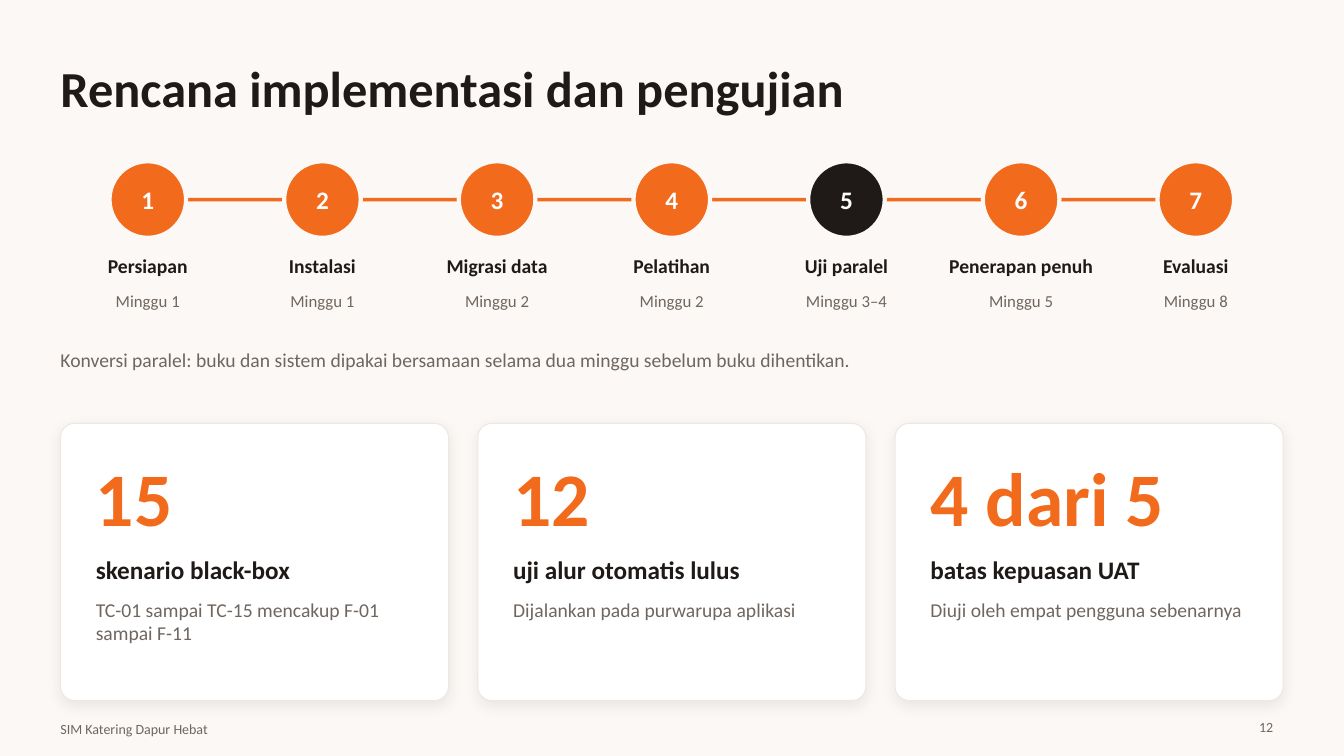
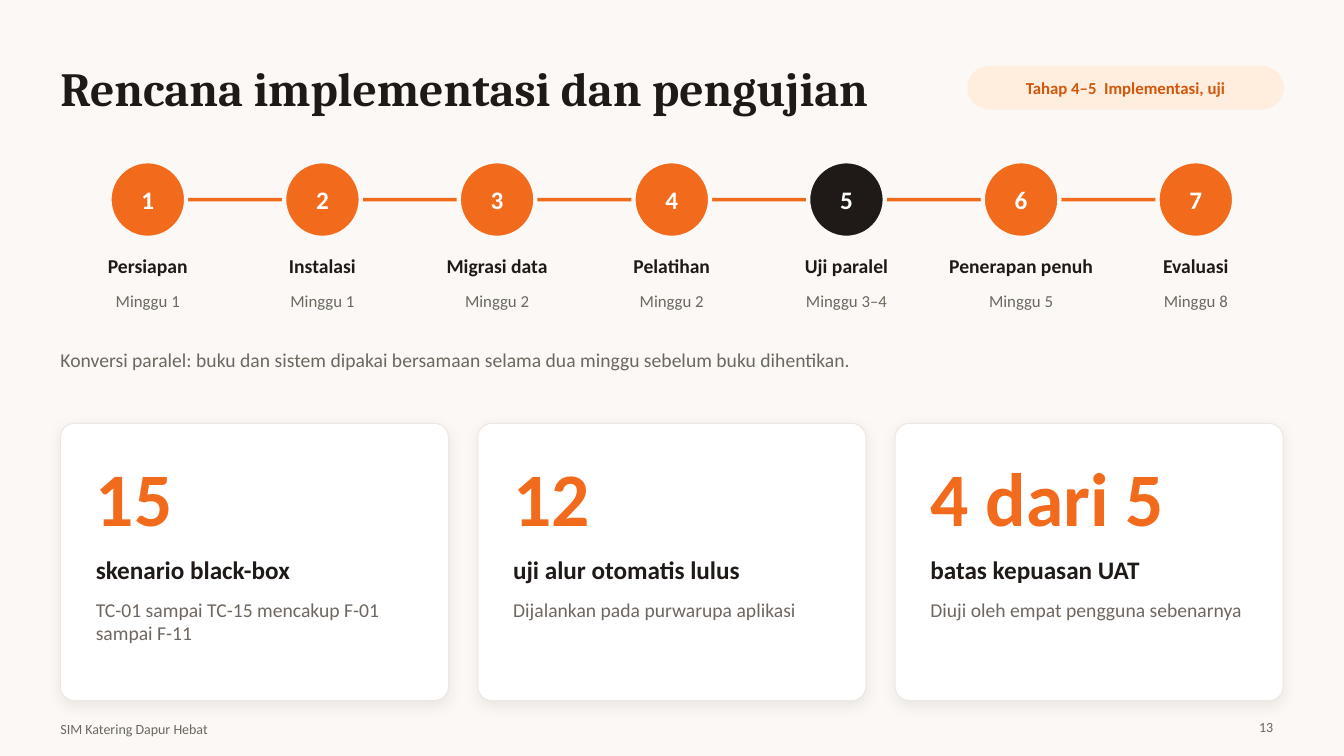
Before and after one commit to koriebruh/sim-katering-dapur-hebat, a slide deck: slide 13 of Presentasi-SIM-Katering-Dapur-Hebat.pptx (slide 12 before the commit). Drawn at 1344x756 pixels with LibreOffice and Linux fonts; fonts in the diff are those of the drawing. Boxes give left, top, right and bottom in pixels: in the first picture for what was removed or moved away, otherwise in the second. Text is boxed around its words. In the diff, an @@ line names an element or a change of style, - is before the commit and + after.

```diff
--- a/Presentasi-SIM-Katering-Dapur-Hebat.pptx
+++ b/Presentasi-SIM-Katering-Dapur-Hebat.pptx
@@ title "Rencana implementasi dan pengujian" at <box>60,73,868,117</box>: size 36 to 34 pt, font Calibri to Cambria @@
@@ rounded rectangle added at <box>968,67,1284,109</box>, fill #FFEEDE, outline #FFEEDE 1 pt @@
@@ text added at <box>1026,82,1225,97</box>, 12 pt, text #D2560C, bold @@
+Tahap 4–5 Implementasi, uji
```
Also in this commit, not shown: 13 other slides changed, 1 slide added, 5 other files.
